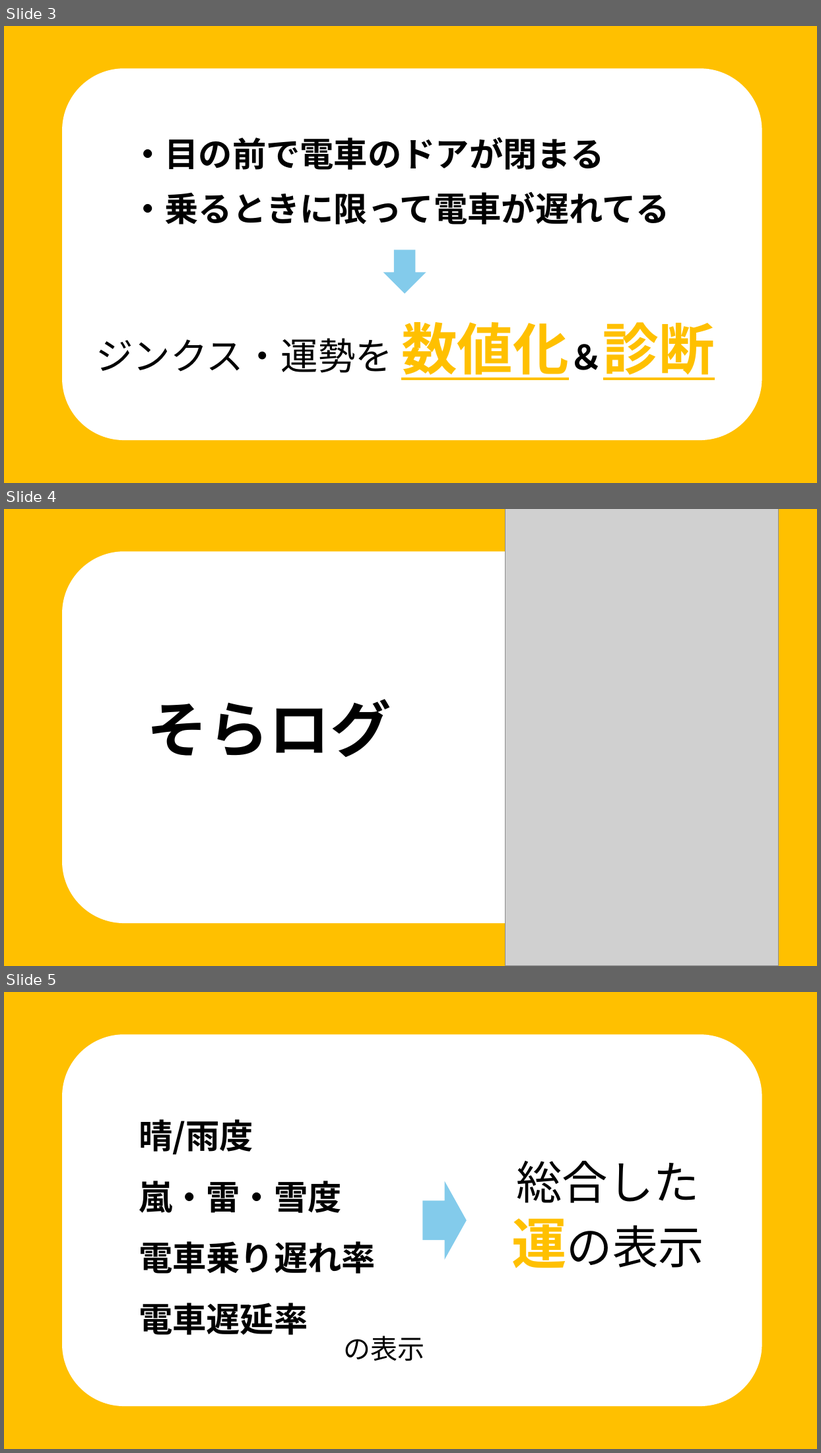
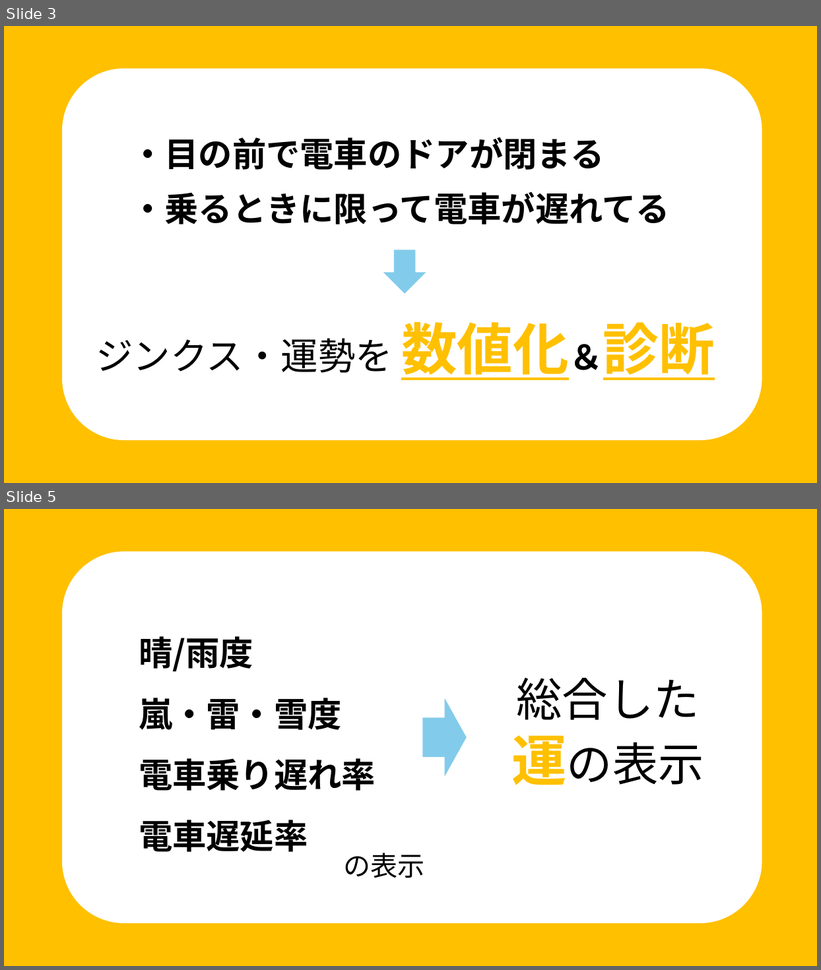
Before and after one commit to Tak-min/NovaTech-OpenHackU2025-KANAZAWA, a slide deck: HACK U 発表用スライド.pptx. Shown one above the other, each under a label of ours: slides 3, 4 and 5 before the commit, slides 3 and 5 after it; the slides between them are not shown. The pictures are 821x1453 and 821x970 pixels, drawn with LibreOffice and Linux fonts; fonts in the diff are those of the drawing; grey boxes stand for pictures. Boxes give left, top, right and bottom in pixels: in the first picture for what was removed or moved away, otherwise in the second. Text is boxed around its words. In the diff, an @@ line names an element or a change of style, - is before the commit and + after.

```diff
--- a/HACK U 発表用スライド.pptx
+++ b/HACK U 発表用スライド.pptx
@@ slide 4 removed at (4, 509, 817, 966), background #FFC000 @@
@@ picture removed at (506, 509, 779, 966) @@
@@ rounded rectangle removed at (62, 552, 762, 923) @@
@@ text removed at (147, 699, 391, 757) @@
-そらログ
```
Also in this commit, not shown: 2 slides changed, 2 slides added.
